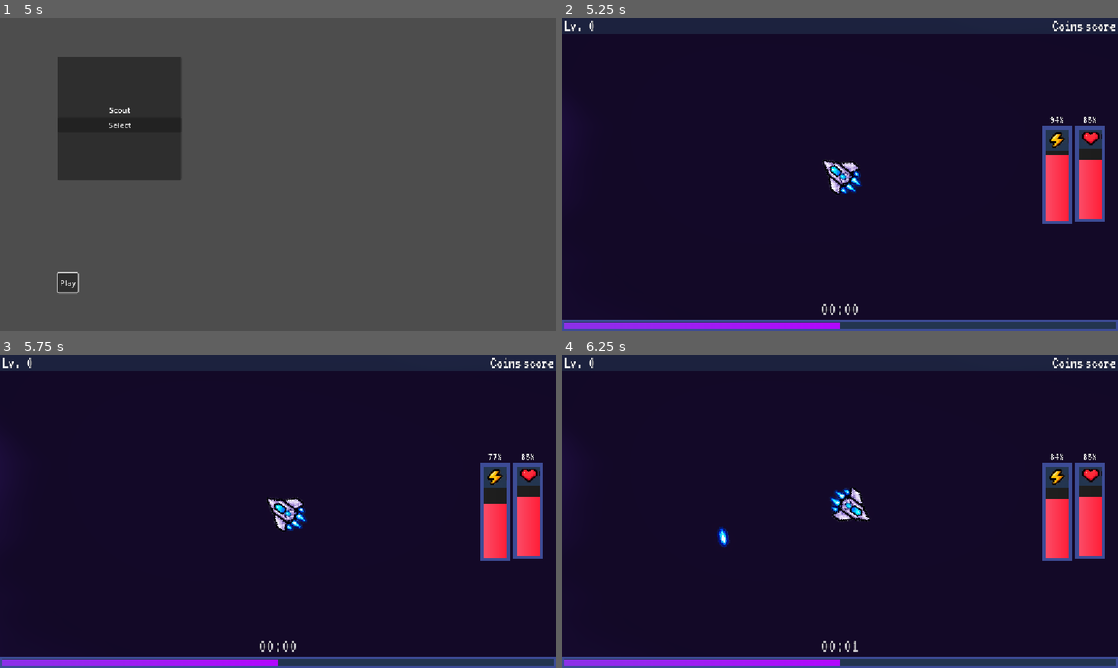
Above: before the commit, frames 1-4 (two rows, left to right).
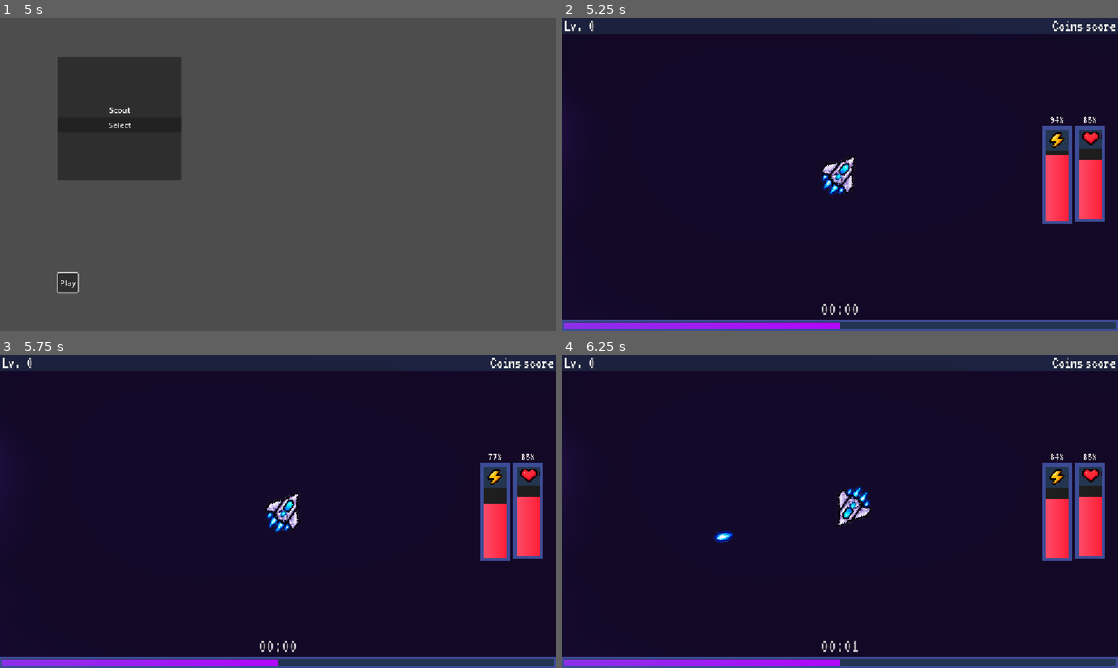
Above: after the commit, the same moments.

Repository: Savo-Consortium-of-Education/tatu-loppuprojekti
Game: Godot game, scene res://scenes/menus/main_menu.tscn
The game is run twice, just before and just after one commit, with the same random seed, the same clock (stepped at 60 frames per second) and the same inputs.
Inputs (mouse positions are in pixels of both pictures, inside the frame that each line leads up to):
- Up to frame 1 (5 s): click "Play" at 0.5 s; click "Play" at 1.25 s; click "Play" at 2 s; click "Select" at 2.75 s; tap Enter at 3.5 s; move the mouse to (400, 158) at 3.52 s; hold D (move_right) 3.53-4.28 s; hold Right mouse button (boost) 3.53-4.28 s; tap Space at 4.25 s; move the mouse to (166, 190) at 4.27 s; hold Down (move_down) from 4.28 s (still down); click (166, 190) at 4.35 s
- Up to frame 2 (5.25 s): tap Enter at 5 s; move the mouse to (895, 105) at 5.02 s; release Down (move_down) at 5.03 s; hold D (move_right) from 5.03 s (still down); hold Right mouse button (boost) from 5.03 s (still down)
- Up to frame 3 (5.75 s): keep holding D (move_right); keep holding Right mouse button (boost)
- Up to frame 4 (6.25 s): move the mouse to (851, 511) at 5.77 s; release D (move_right) at 5.78 s; release Right mouse button (boost) at 5.78 s; hold W (move_up) from 5.78 s (still down); click (851, 511) at 5.85 s

Frame 1 is identical in both runs. In frame 2, 0.6% of the frame differs, in the area x 46-54%, y 44-57%; in frame 3, 0.6%; in frame 4, 0.8%, in the area x 27-56%, y 41-62%.

Commit message:
fix: rotation offset

Diff:
--- a/scenes/projectiles/baseProjectile/base_projectile.gd
+++ b/scenes/projectiles/baseProjectile/base_projectile.gd
@@ -10,7 +10,7 @@
 
 func _physics_process(delta: float) -> void:
     global_position += direction * speed * delta
-    rotation = direction.angle()
+    rotation = direction.angle() + GameManager.SPRITE_ROTATION_OFFSET
 
 func _on_body_entered(body: Node2D) -> void:
     if body == shooter:
--- a/scripts/game_manager.gd
+++ b/scripts/game_manager.gd
@@ -8,6 +8,7 @@
 signal score_changed(new_score: int)
 signal game_ended()
 
+const SPRITE_ROTATION_OFFSET := deg_to_rad(90)
 var selected_character: CharacterData
 var score: int = 0
 
--- a/scripts/player/player.gd
+++ b/scripts/player/player.gd
@@ -61,4 +61,4 @@
 func handle_rotation(delta: float) -> void:
     visuals.rotation = global_position.direction_to(
         get_global_mouse_position()
-    ).angle()
+    ).angle() + GameManager.SPRITE_ROTATION_OFFSET
